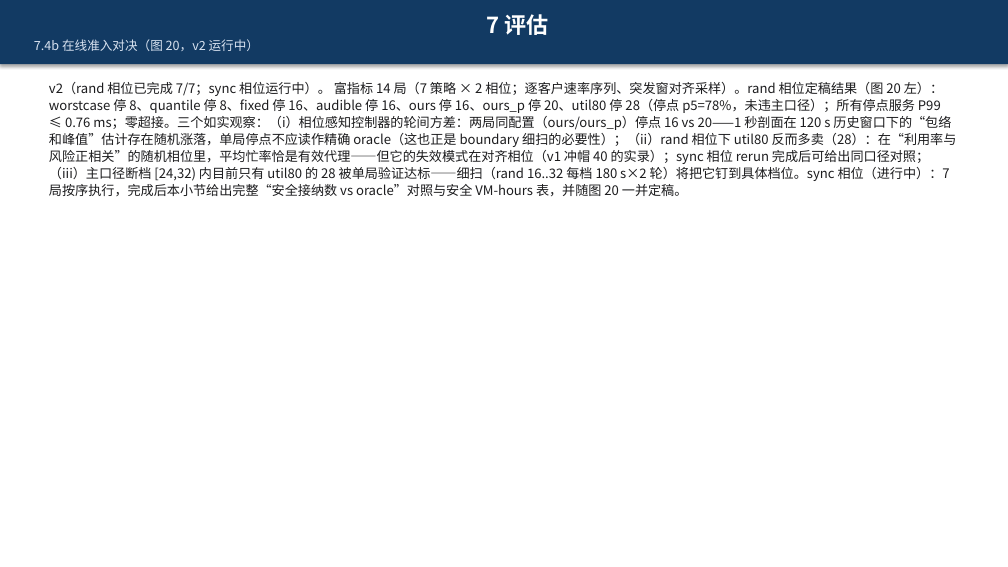
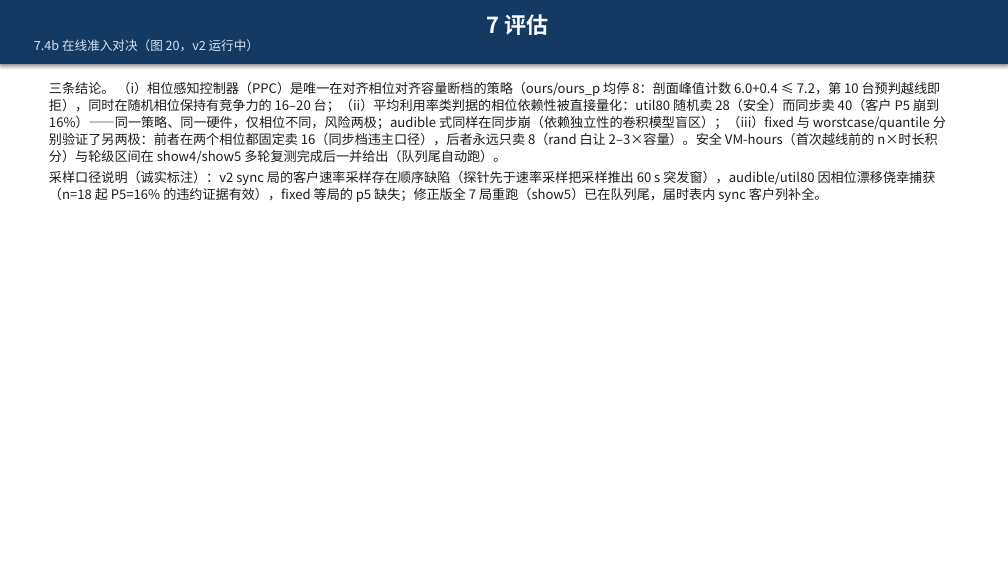
Before and after one commit to 3257085208/Paper, a slide deck: slide 101 of paper.pptx (slide 100 before the commit). Drawn at 1008x567 pixels with LibreOffice and Linux fonts; fonts in the diff are those of the drawing. Boxes give left, top, right and bottom in pixels: in the first picture for what was removed or moved away, otherwise in the second. Text is boxed around its words. In the diff, an @@ line names an element or a change of style, - is before the commit and + after.

```diff
--- a/paper.pptx
+++ b/paper.pptx
@@ text at <box>49,82,946,202</box>: text changed @@
-v2（rand 相位已完成 7/7；sync 相位运行中）。 富指标 14 局（7 策略 × 2 相位；逐客户速率序列、突发窗对齐采样）。rand 相位定稿结果（图 20 左）：worstcase 停 8、quantile 停 8、fixed 停 16、audible 停 16、ours 停 16、ours_p 停 20、util80 停 28（停点 p5=78%，未违主口径）；所有停点服务 P99 ≤ 0.76 ms；零超接。三个如实观察：（i）相位感知控制器的轮间方差：两局同配置（ours/ours_p）停点 16 vs 20——1 秒剖面在 120 s 历史窗口下的“包络和峰值”估计存在随机涨落，单局停点不应读作精确 oracle（这也正是 boundary 细扫的必要性）；（ii）rand 相位下 util80 反而多卖（28）：在“利用率与风险正相关”的随机相位里，平均忙率恰是有效代理——但它的失效模式在对齐相位（v1 冲帽 40 的实录）；sync 相位 rerun 完成后可给出同口径对照；（iii）主口径断档 [24,32) 内目前只有 util80 的 28 被单局验证达标——细扫（rand 16..32 每档 180 s×2 轮）将把它钉到具体档位。sync 相位（进行中）：7 局按序执行，完成后本小节给出完整“安全接纳数 vs oracle”对照与安全 VM-hours 表，并随图 20 一并定稿。
+三条结论。 （i）相位感知控制器（PPC）是唯一在对齐相位对齐容量断档的策略（ours/ours_p 均停 8：剖面峰值计数 6.0+0.4 ≤ 7.2，第 10 台预判越线即拒），同时在随机相位保持有竞争力的 16–20 台；（ii）平均利用率类判据的相位依赖性被直接量化：util80 随机卖 28（安全）而同步卖 40（客户 P5 崩到 16%）——同一策略、同一硬件，仅相位不同，风险两极；audible 式同样在同步崩（依赖独立性的卷积模型盲区）；（iii）fixed 与 worstcase/quantile 分别验证了另两极：前者在两个相位都固定卖 16（同步档违主口径），后者永远只卖 8（rand 白让 2–3×容量）。安全 VM-hours（首次越线前的 n×时长积分）与轮级区间在 show4/show5 多轮复测完成后一并给出（队列尾自动跑）。
+采样口径说明（诚实标注）：v2 sync 局的客户速率采样存在顺序缺陷（探针先于速率采样把采样推出 60 s 突发窗），audible/util80 因相位漂移侥幸捕获（n=18 起 P5=16% 的违约证据有效），fixed 等局的 p5 缺失；修正版全 7 局重跑（show5）已在队列尾，届时表内 sync 客户列补全。
```
Also in this commit, not shown: 8 other slides changed, 1 slide added, 1 other file.
